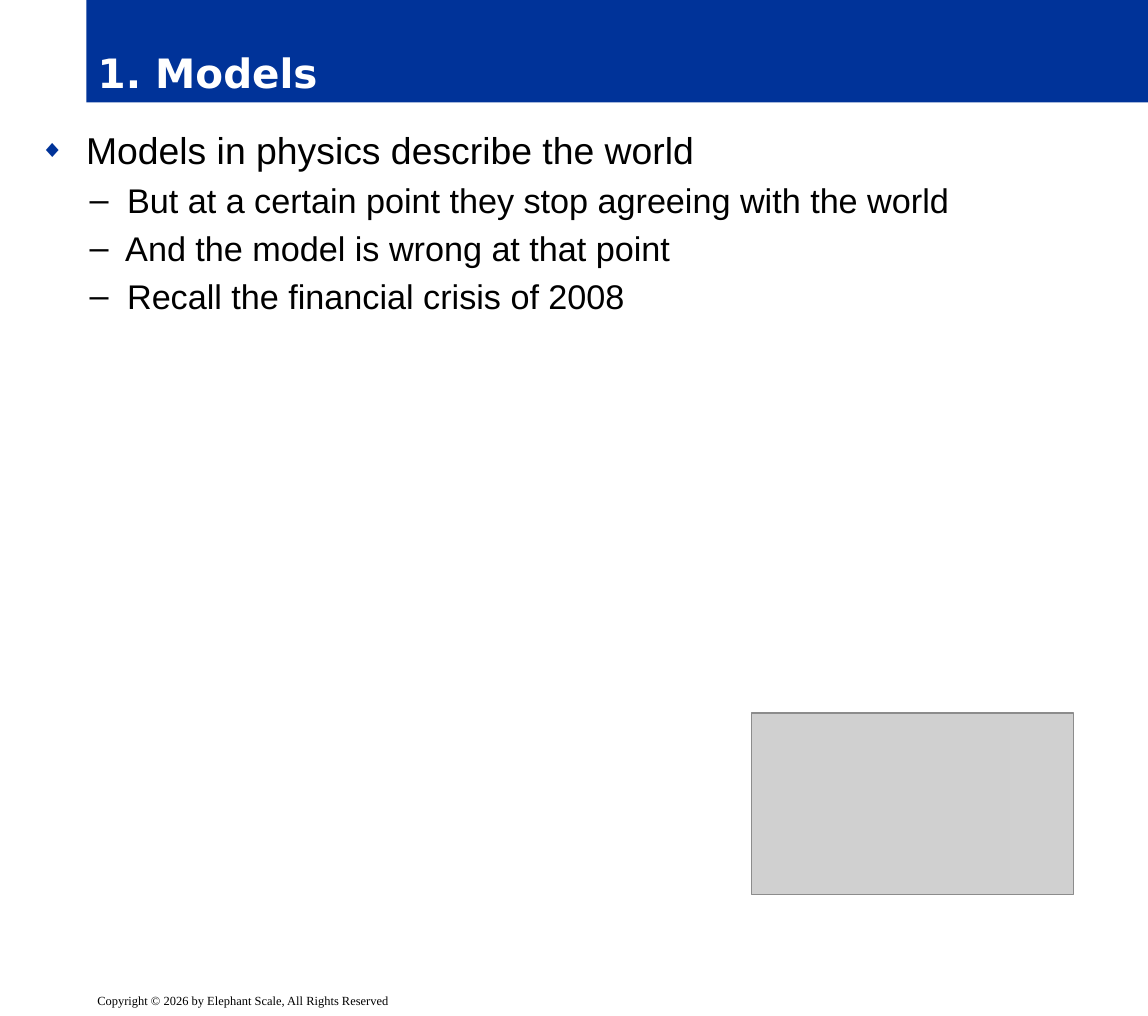
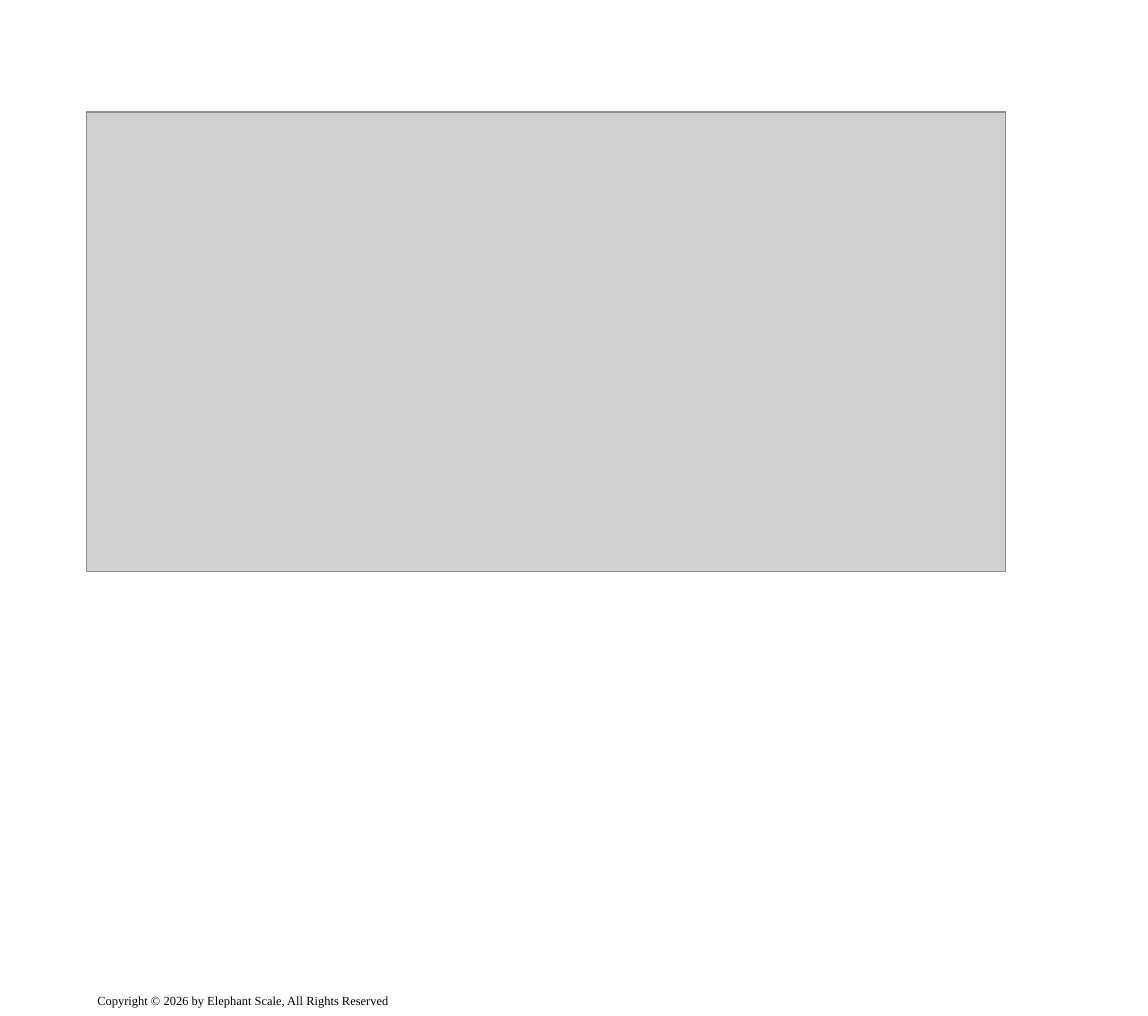
Before and after one commit to elephantscale/OpenAI-labs, a slide deck: slide 10 of 121-Tabular-Foundation-Models-for-Data-Science-Agents/slides/release/01__intro.pptx (slide 3 before the commit). Drawn at 1148x1016 pixels with LibreOffice and Linux fonts; fonts in the diff are those of the drawing; grey boxes stand for pictures; background and template pictures are left out. Boxes give left, top, right and bottom in pixels: in the first picture for what was removed or moved away, otherwise in the second. Text is boxed around its words. In the diff, an @@ line names an element or a change of style, - is before the commit and + after.

```diff
--- a/121-Tabular-Foundation-Models-for-Data-Science-Agents/slides/release/01__intro.pptx
+++ b/121-Tabular-Foundation-Models-for-Data-Science-Agents/slides/release/01__intro.pptx
@@ title removed at bbox=[86, 0, 1148, 102] @@
-1. Models
@@ picture added at bbox=[86, 112, 1006, 572] @@
@@ text removed at bbox=[86, 137, 949, 310] @@
-◆ Models in physics describe the world
-  – But at a certain point they stop agreeing with the world
-  – And the model is wrong at that point
-  – Recall the financial crisis of 2008
@@ picture removed at bbox=[752, 713, 1074, 895] @@
```
Also in this commit, not shown: 9 other slides changed, 12 slides added, 1 other file.
